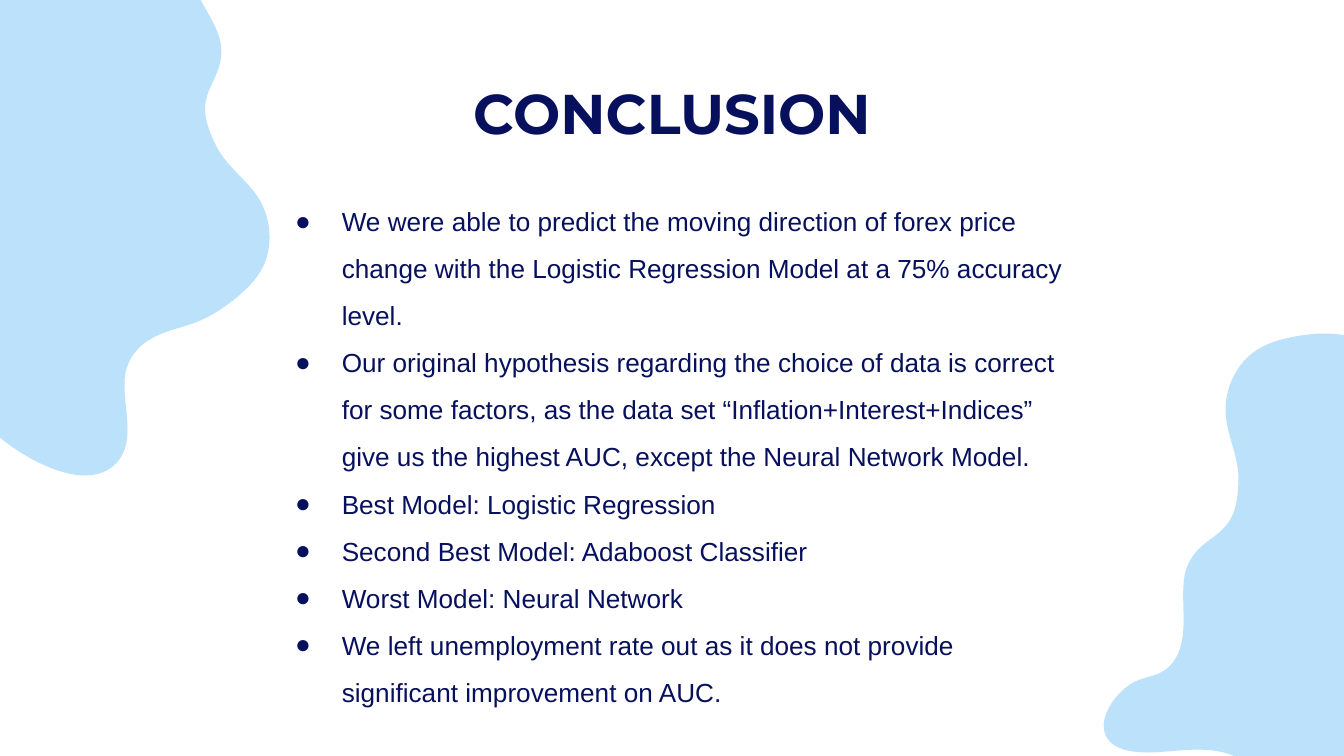
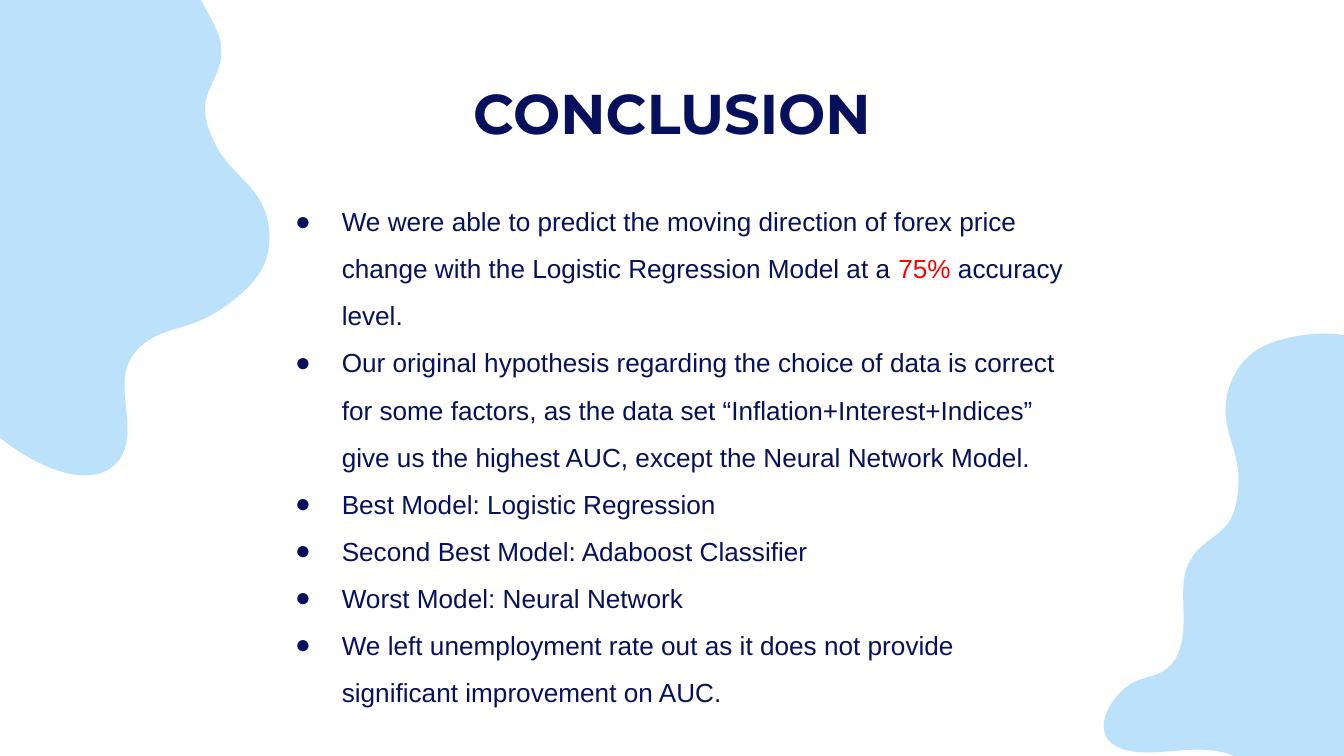
Before and after one commit to muhasenulhaque/Project-2-Machine-Learning-and-Algo-Trading, a slide deck: slide 23 of Presentation/FX_Master_Project_Presentation.pptx. Drawn at 1344x756 pixels with LibreOffice and Linux fonts; fonts in the diff are those of the drawing. Boxes give left, top, right and bottom in pixels: in the first picture for what was removed or moved away, otherwise in the second. Text is boxed around its words. In the diff, an @@ line names an element or a change of style, - is before the commit and + after.

```diff
--- a/Presentation/FX_Master_Project_Presentation.pptx
+++ b/Presentation/FX_Master_Project_Presentation.pptx
@@ text at box(342, 212, 1063, 326): text colour #07105C to #FF0000 in "75%" @@
```
Also in this commit, not shown: 3 other slides changed, 31 other files.
